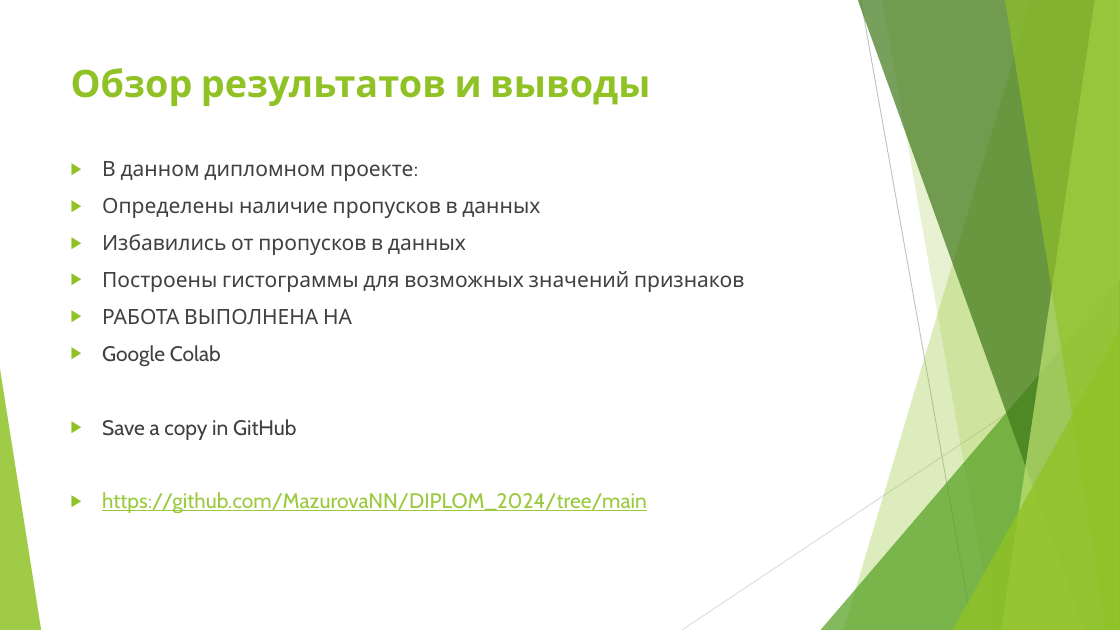
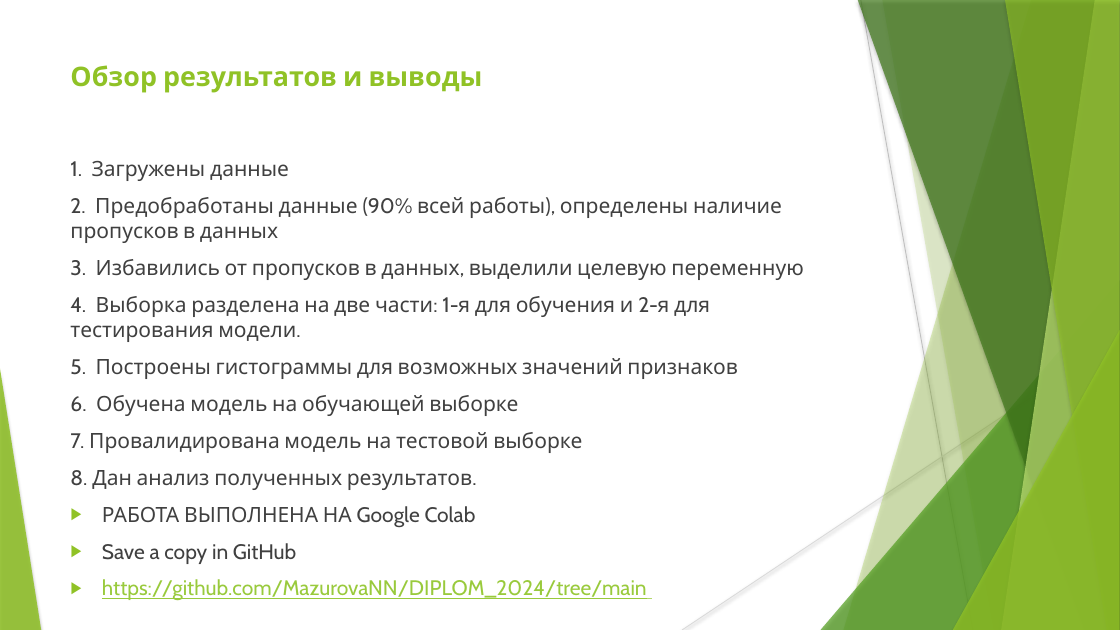
Before and after one commit to MazurovaNN/DIPLOM_2024, a slide deck: slide 38 of Презентация_Диплом_Мазурова_Н_Н.pptx. Drawn at 1120x630 pixels with LibreOffice and Linux fonts; fonts in the diff are those of the drawing. Boxes give left, top, right and bottom in pixels: in the first picture for what was removed or moved away, otherwise in the second. Text is boxed around its words. In the diff, an @@ line names an element or a change of style, - is before the commit and + after.

```diff
--- a/Презентация_Диплом_Мазурова_Н_Н.pptx
+++ b/Презентация_Диплом_Мазурова_Н_Н.pptx
@@ line (861, 0) - (973, 630): stroke #BFBFBF 0.75 pt to #BFBFBF 0.74 pt @@
@@ freeform shape at box(882, 0, 1120, 630): shadow on; outline redrawn @@
@@ text "Обзор результатов и выводы" at box(70, 65, 483, 93): size 32.4 to 23 pt @@
@@ text at box(70, 161, 803, 527): text changed @@
-▶ В данном дипломном проекте:
-▶ Определены наличие пропусков в данных
-▶ Избавились от пропусков в данных
-▶ Построены гистограммы для возможных значений признаков
-▶ РАБОТА ВЫПОЛНЕНА НА
-▶ Google Colab
+1. Загружены данные
+2. Предобработаны данные (90% всей работы), определены наличие пропусков в данных
+3. Избавились от пропусков в данных, выделили целевую переменную
+4. Выборка разделена на две части: 1-я для обучения и 2-я для тестирования модели.
+5. Построены гистограммы для возможных значений признаков
+6. Обучена модель на обучающей выборке
+7. Провалидирована модель на тестовой выборке
+8. Дан анализ полученных результатов.
+▶ РАБОТА ВЫПОЛНЕНА НА Google Colab
@@ line (1120, 339) - (682, 630): stroke #D9D9D9 0.75 pt to #D9D9D9 0.74 pt @@
@@ shadow on in 6 elements at box(844, 0, 1120, 630), box(821, 280, 1120, 630), box(858, 0, 1120, 630), box(1002, 0, 1120, 630), box(1005, 0, 1120, 630), box(953, 330, 1120, 630) @@
@@ text at box(102, 543, 647, 601): indent changed @@
```
Also in this commit, not shown: 38 other slides changed, 3 slides added.
